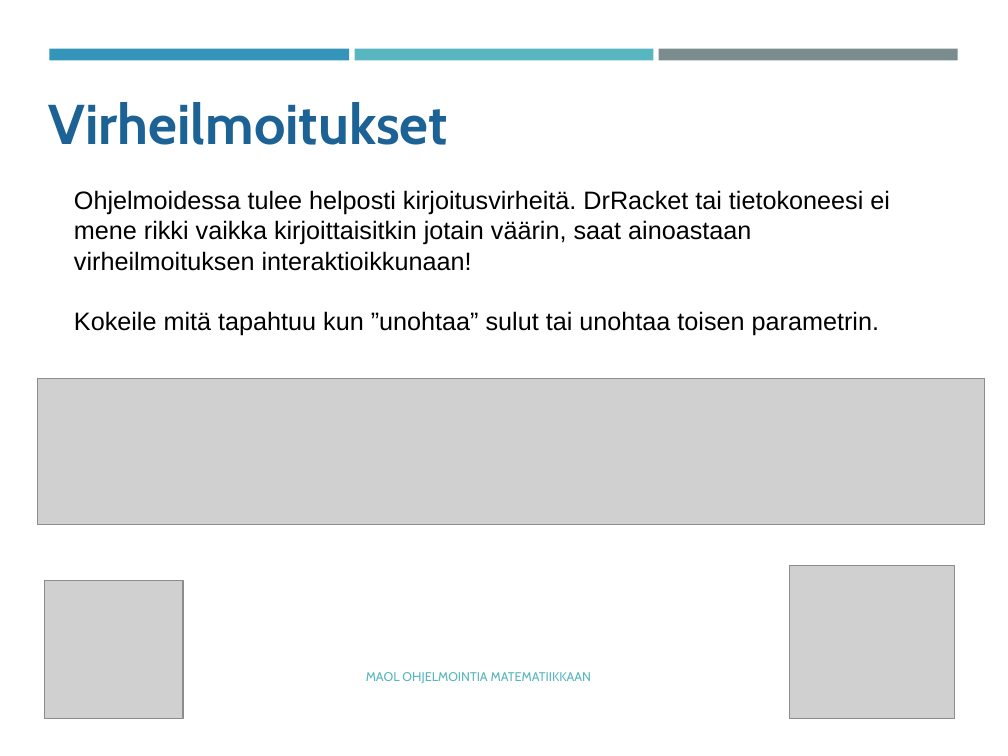
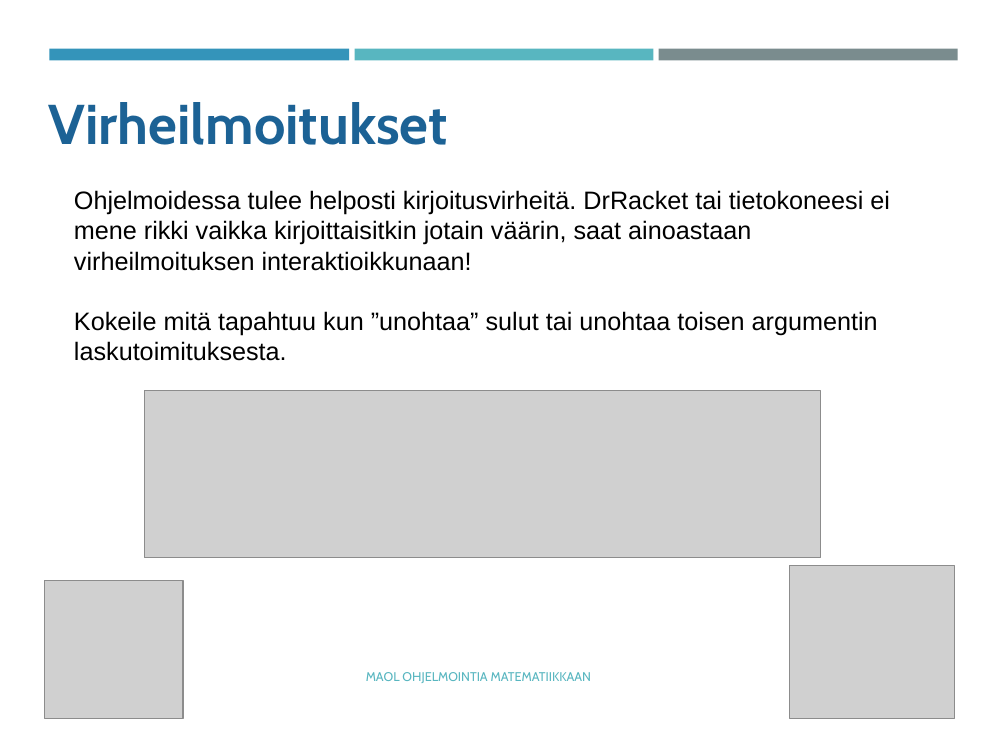
Before and after one commit to tyynetyyne/tyynetyyne.github.io, a slide deck: slide 10 of tehtavat/tiedostot/maol/power_point/Racket-MAOL-5-6-tutustuminen-ohjelmointiymparistoon.pptx. Drawn at 1008x756 pixels with LibreOffice and Linux fonts; fonts in the diff are those of the drawing; grey boxes stand for pictures. Boxes give left, top, right and bottom in pixels: in the first picture for what was removed or moved away, otherwise in the second. Text is boxed around its words. In the diff, an @@ line names an element or a change of style, - is before the commit and + after.

```diff
--- a/tehtavat/tiedostot/maol/power_point/Racket-MAOL-5-6-tutustuminen-ohjelmointiymparistoon.pptx
+++ b/tehtavat/tiedostot/maol/power_point/Racket-MAOL-5-6-tutustuminen-ohjelmointiymparistoon.pptx
@@ text at (74,311,878,361): text changed @@
-Kokeile mitä tapahtuu kun ”unohtaa” sulut tai unohtaa toisen parametrin.
+Kokeile mitä tapahtuu kun ”unohtaa” sulut tai unohtaa toisen argumentin laskutoimituksesta.
@@ picture: place and size @@
-picture at (38,379,985,524)
+picture at (144,391,821,558)
```
Also in this commit, not shown: 18 other slides changed.
